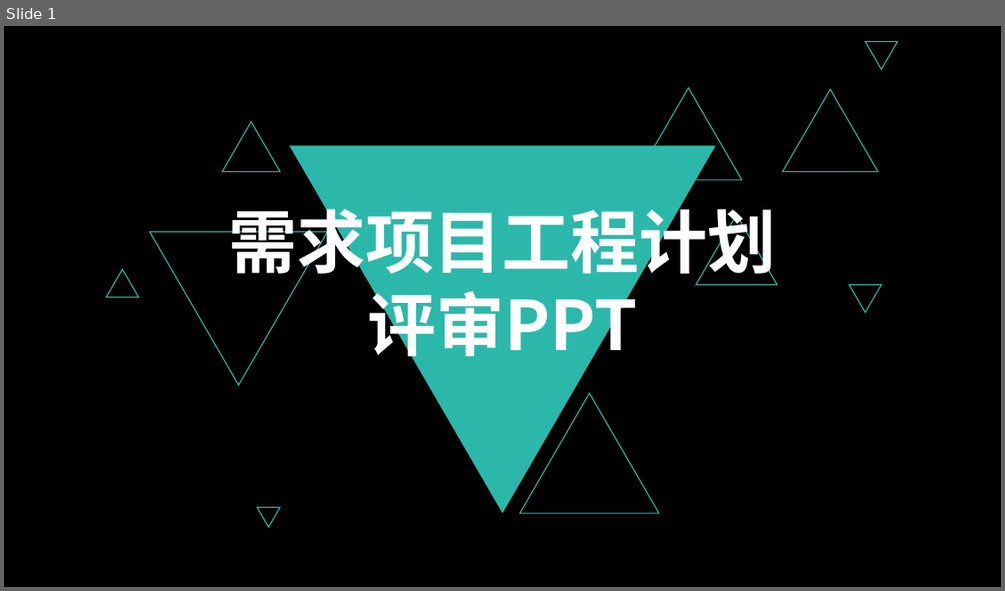
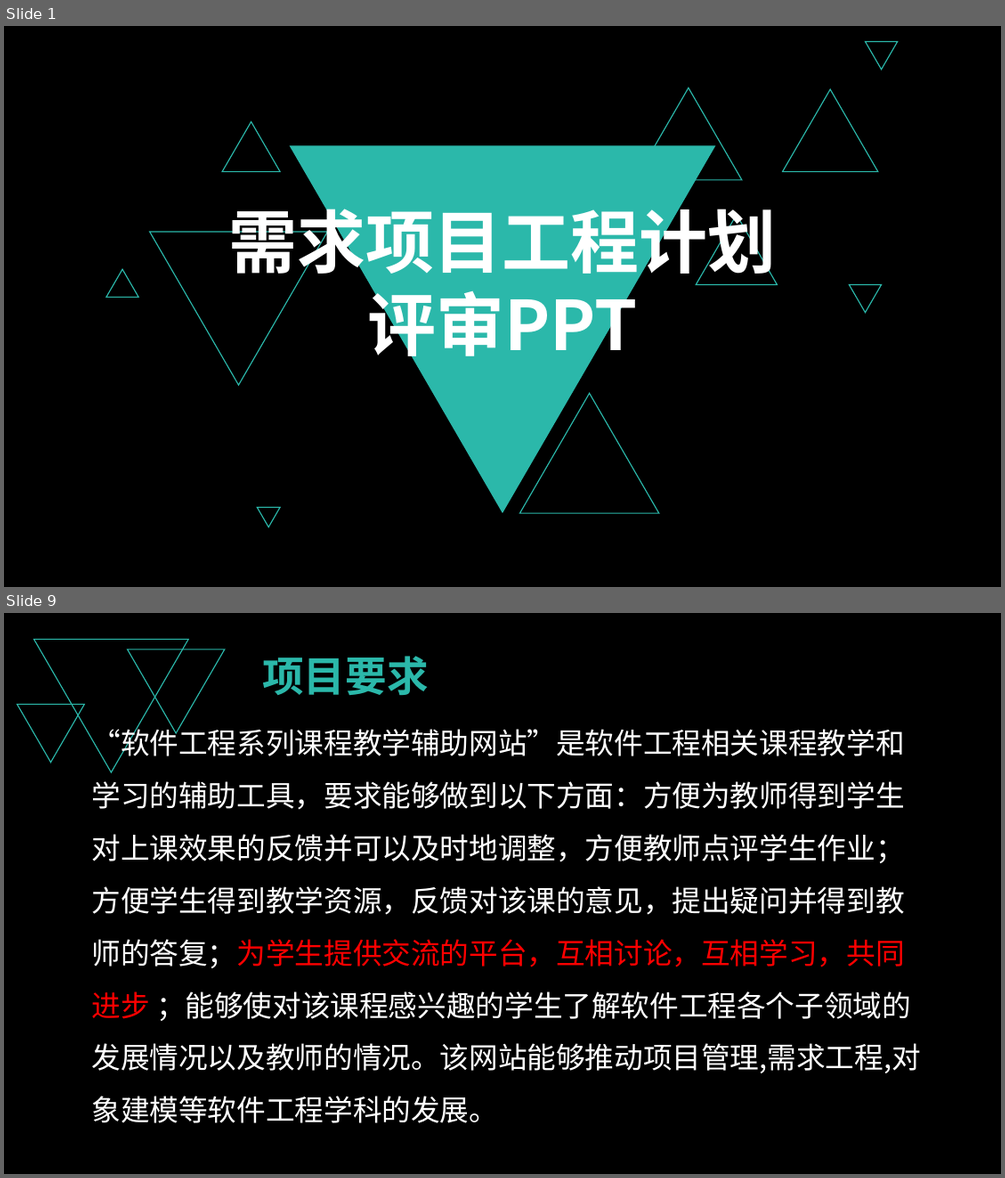
Before and after one commit to PRD2018-G03/PRD2018-G03-SoftwareEngineeringProject, a slide deck: 非受控文档/1_沈启航/PPT/需求项目工程计划评审PPT.pptx. Shown one above the other, each under a label of ours: slide 1 before the commit, slides 1 and 9 after it; the slides between them are not shown. The pictures are 1005x591 and 1005x1178 pixels, drawn with LibreOffice and Linux fonts; fonts in the diff are those of the drawing. Boxes give left, top, right and bottom in pixels: in the first picture for what was removed or moved away, otherwise in the second. Text is boxed around its words. In the diff, an @@ line names an element or a change of style, - is before the commit and + after.

```diff
--- a/非受控文档/1_沈启航/PPT/需求项目工程计划评审PPT.pptx
+++ b/非受控文档/1_沈启航/PPT/需求项目工程计划评审PPT.pptx
@@ slide 9 added at [4,613,1001,1174], background #000000 @@
@@ triangle added at [34,639,188,772], outline #2BB8AA 1 pt @@
@@ triangle added at [128,649,225,733], outline #2BB8AA 1 pt @@
@@ text added at [262,656,428,695], 40 pt, text #2BB8AA, bold @@
+项目要求
@@ triangle added at [17,704,85,763], outline #2BB8AA 1 pt @@
@@ text added at [92,724,921,1123], 28 pt, text #FFFFFF @@
+“软件工程系列课程教学辅助网站”是软件工程相关课程教学和学习的辅助工具，要求能够做到以下方面：方便为教师得到学生对上课效果的反馈并可以及时地调整，方便教师点评学生作业；方便学生得到教学资源，反馈对该课的意见，提出疑问并得到教师的答复；为学生提供交流的平台，互相讨论，互相学习，共同进步 ；能够使对该课程感兴趣的学生了解软件工程各个子领域的发展情况以及教师的情况。该网站能够推动项目管理,需求工程,对象建模等软件工程学科的发展。
```
Also in this commit, not shown: 2 slides changed, 27 other slides added, 6 slides removed, 1 other file.
